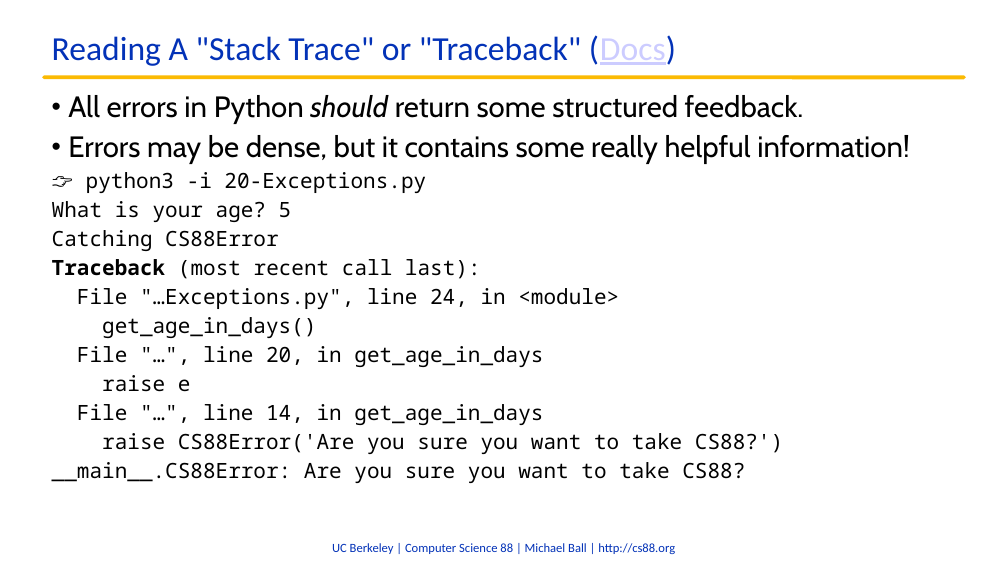
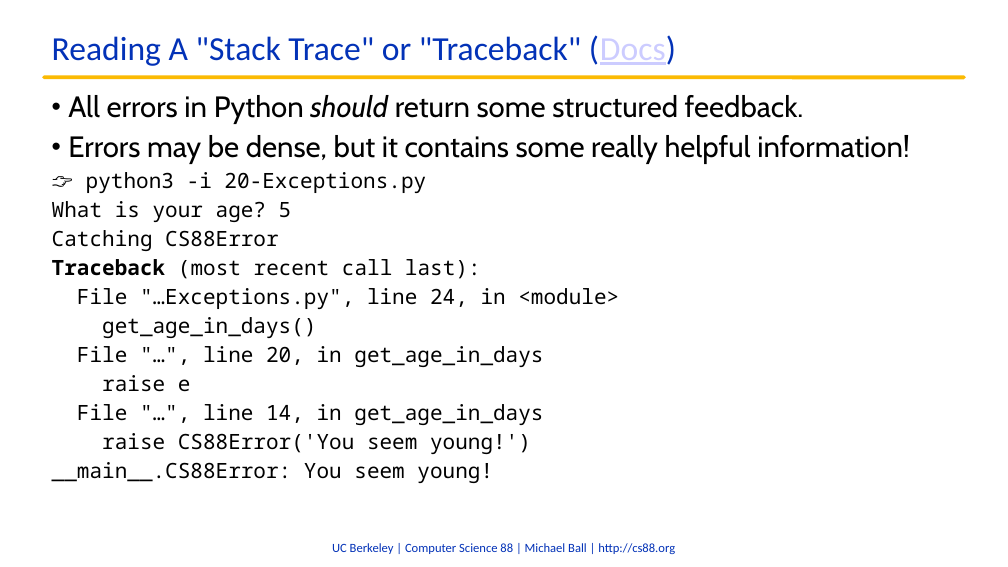
Before and after one commit to cs88-website/fa22, a slide deck: slide 11 of assets/slides/fa22/20-Exceptions.pptx. Drawn at 1008x567 pixels with LibreOffice and Linux fonts; fonts in the diff are those of the drawing; background and template pictures are left out. Boxes give left, top, right and bottom in pixels: in the first picture for what was removed or moved away, otherwise in the second. Text is boxed around its words. In the diff, an @@ line names an element or a change of style, - is before the commit and + after.

```diff
--- a/assets/slides/fa22/20-Exceptions.pptx
+++ b/assets/slides/fa22/20-Exceptions.pptx
@@ text at (52,433,531,483): text changed @@
-raise CS88Error('Are you sure you want to take CS88?')
-__main__.CS88Error: Are you sure you want to take CS88?
+raise CS88Error('You seem young!')
+__main__.CS88Error: You seem young!
```
Also in this commit, not shown: 3 other files.
